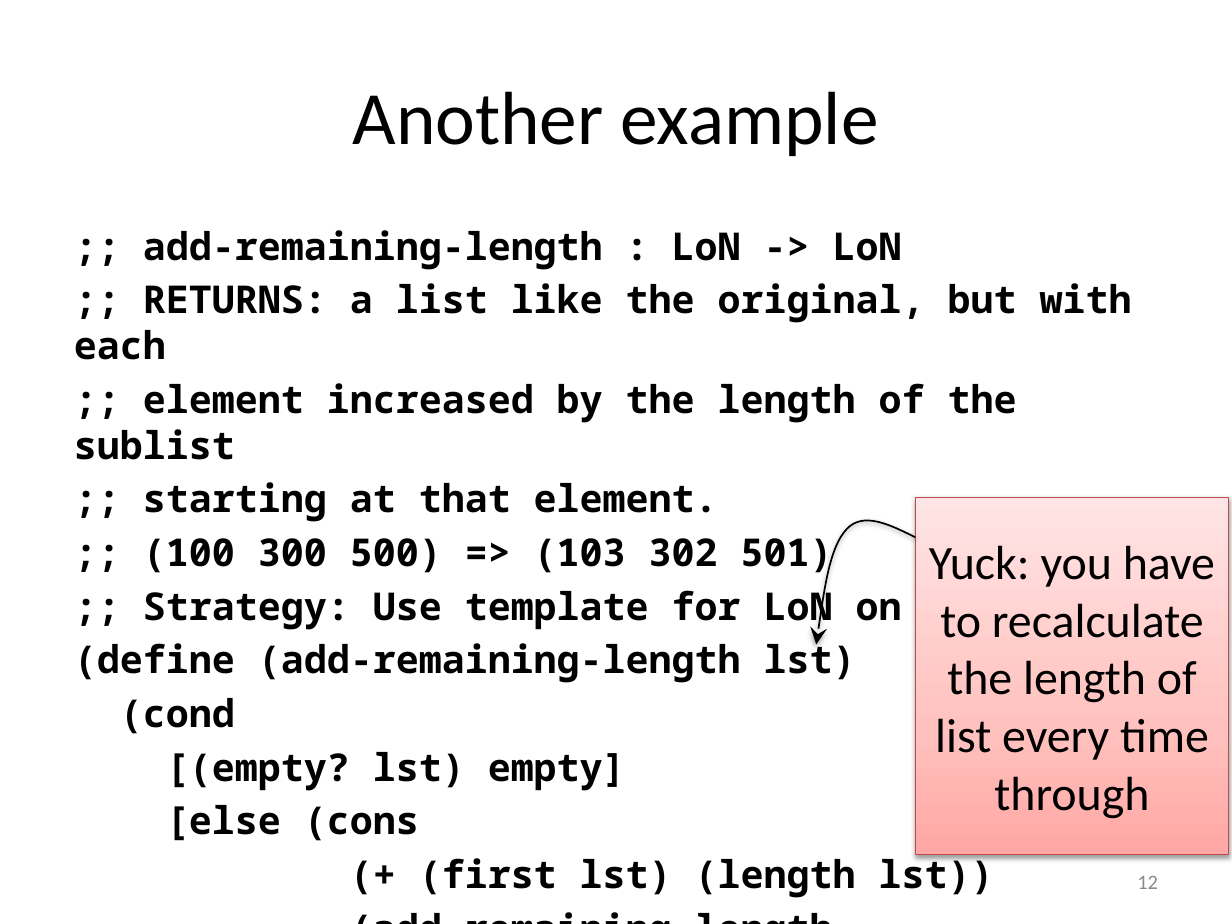
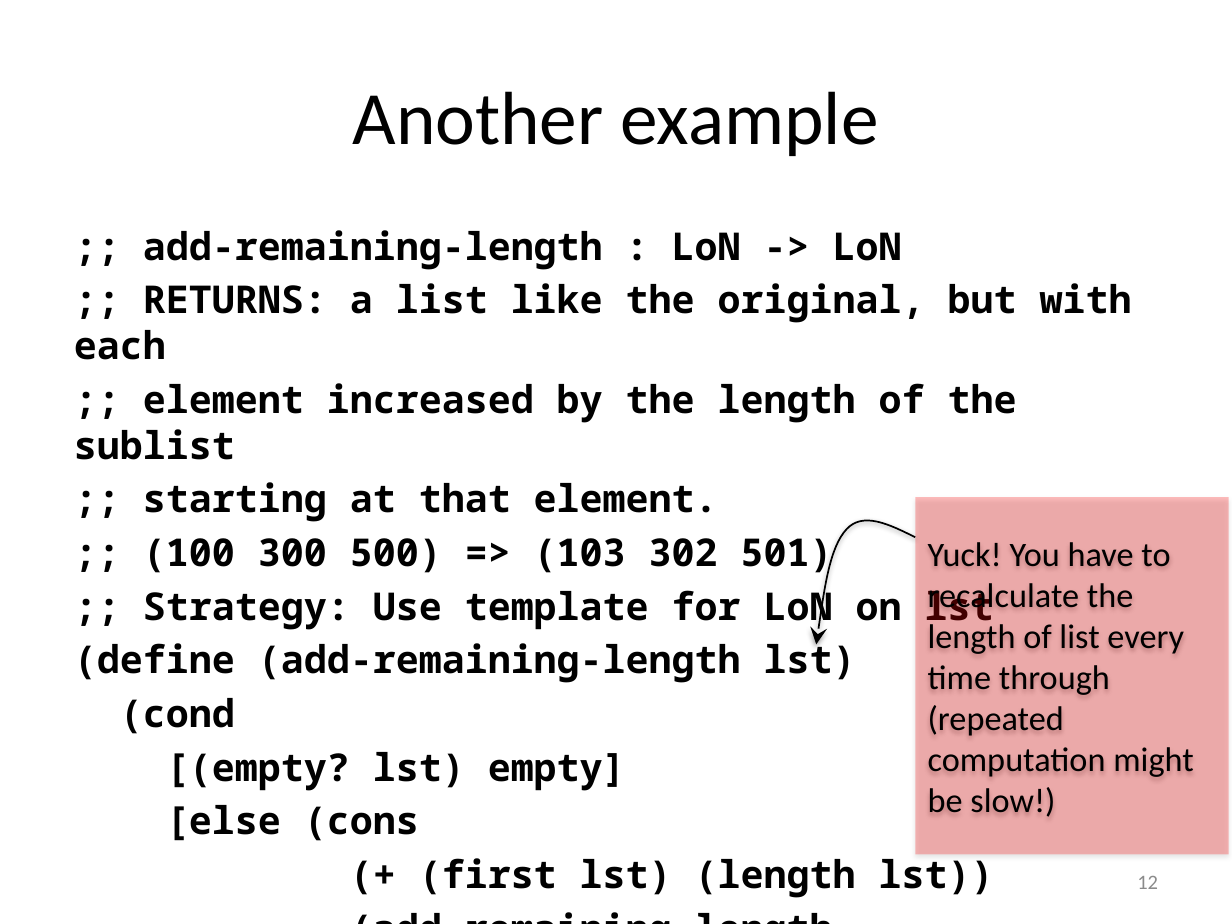
Before and after one commit to mwand/cs5010f16, a slide deck: slide 12 of Slides/Lesson 7.3 When do I need an invariant.pptx. Drawn at 1232x924 pixels with LibreOffice and Linux fonts; fonts in the diff are those of the drawing. Boxes give left, top, right and bottom in pixels: in the first picture for what was removed or moved away, otherwise in the second. Text is boxed around its words. In the diff, an @@ line names an element or a change of style, - is before the commit and + after.

```diff
--- a/Slides/Lesson 7.3 When do I need an invariant.pptx
+++ b/Slides/Lesson 7.3 When do I need an invariant.pptx
@@ rectangle "Yuck! You have to recalculate ..." at [915, 498, 1228, 855]: fill gradient #FFA6A5 to #FFC0BF to #FFE7E7 to #FF0000 at 26% opacity; outline #BF4C48 0.75 pt to none @@
@@ text in rectangle at [928, 542, 1194, 817]: text changed; size 28 to 20 pt @@
-Yuck: you have to recalculate the length of list every time through
+Yuck! You have to recalculate the length of list every time through (repeated computation might be slow!)
```
Also in this commit, not shown: 4 other slides changed, 9 other files.
